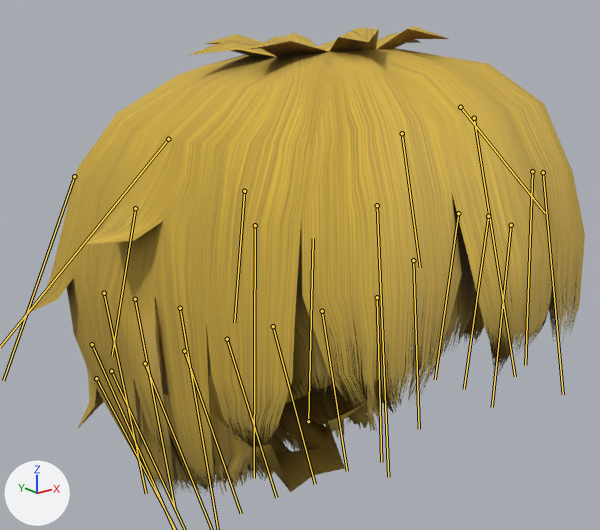
A saved change to the glTF model data/chars/hair_boy/hair_togetherPlay.gltf.
Rendered twice from a camera (50 mm lens) standing at (-0.412, -0.503, 0.346) and looking at (0.003, 0.015, 0.138). The axes (+X, +Y, +Z) are drawn at lower left. The lights are the same throughout. The bones that bend it are drawn over the model as lines.

The first picture shows 'hair.boy'.
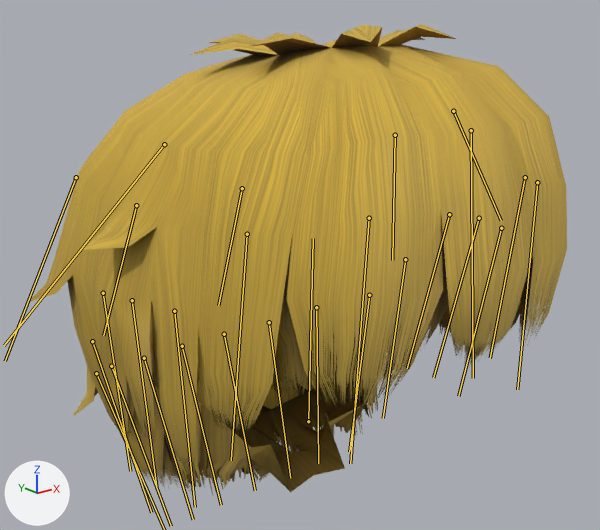
The newer file adds an action. The first version stands in its rest pose; the second is drawn at frame 3 of the action 'GAME.TOGETHER.PLAY.A3.FastGo'.

The edits, one by one:
Bone 'Front.001' (bone_front_001) moves from (0.0, 0.0, 0.0) to (0.0, 0.007, 0.004).
Bone 'Front.001' (bone_front_001) turns from (0, 0, 0) to (11, 0, 0) degrees about its own x, y and z.
Bone 'Front.002.R' (bone_front_002_r) moves from (0.0, 0.0, 0.0) to (-0.004, 0.007, 0.005).
Bone 'Front.002.R' (bone_front_002_r) turns from (0, 0, 0) to (11, 1, 5) degrees about its own x, y and z.
Bone 'Front.002.L' (bone_front_002_l) moves from (0.0, 0.0, 0.0) to (0.004, 0.007, 0.005).
Bone 'Front.002.L' (bone_front_002_l) turns from (0, 0, 0) to (10, -1, -5) degrees about its own x, y and z.
Bone 'Front.003.R' (bone_front_003_r) moves from (0.0, 0.0, 0.0) to (-0.007, 0.007, 0.004).
Bone 'Front.003.R' (bone_front_003_r) turns from (0, 0, 0) to (7, 1, 7) degrees about its own x, y and z.
Bone 'Front.003.L' (bone_front_003_l) moves from (0.0, 0.0, 0.0) to (0.007, 0.006, 0.003).
Bone 'Front.003.L' (bone_front_003_l) turns from (0, 0, 0) to (6, -1, -8) degrees about its own x, y and z.
Bone 'Side.001.L' (bone_side_001_l) moves from (0.0, 0.0, 0.0) to (0.009, 0.004, 0.002).
Bone 'Side.001.L' (bone_side_001_l) turns from (0, 0, 0) to (2, -2, -10) degrees about its own x, y and z.
Bone 'Side.001.R' (bone_side_001_r) moves from (0.0, 0.0, 0.0) to (-0.009, 0.005, 0.002).
Bone 'Side.001.R' (bone_side_001_r) turns from (0, 0, 0) to (3, 2, 10) degrees about its own x, y and z.
Bone 'Side.002.R' (bone_side_002_r) moves from (0.0, 0.0, 0.0) to (-0.009, 0.004, 0.003).
Bone 'Side.002.R' (bone_side_002_r) turns from (0, 0, 0) to (3, 2, 9) degrees about its own x, y and z.
Bone 'Side.002.L' (bone_side_002_l) moves from (0.0, 0.0, 0.0) to (0.009, 0.004, 0.002).
Bone 'Side.002.L' (bone_side_002_l) turns from (0, 0, 0) to (2, -2, -10) degrees about its own x, y and z.
Bone 'Side.003.R' (bone_side_003_r) moves from (0.0, 0.0, 0.0) to (-0.009, 0.003, 0.002).
Bone 'Side.003.R' (bone_side_003_r) turns from (0, 0, 0) to (0, 2, 10) degrees about its own x, y and z.
Bone 'Side.003.L' (bone_side_003_l) moves from (0.0, 0.0, 0.0) to (0.009, 0.003, 0.001).
Bone 'Side.003.L' (bone_side_003_l) turns from (0, 0, 0) to (-1, -2, -9) degrees about its own x, y and z.
Bone 'Side.004.R' (bone_side_004_r) moves from (0.0, 0.0, 0.0) to (-0.008, -0.001, 0.005).
Bone 'Side.004.R' (bone_side_004_r) turns from (0, 0, 0) to (2, 1, 15) degrees about its own x, y and z.
Bone 'Side.004.L' (bone_side_004_l) moves from (0.0, 0.0, 0.0) to (0.007, -0.001, 0.004).
Bone 'Side.004.L' (bone_side_004_l) turns from (0, 0, 0) to (0, -1, -15) degrees about its own x, y and z.
Bone 'Back.001.R' (bone_back_001_r) moves from (0.0, 0.0, 0.0) to (-0.008, -0.002, 0.002).
Bone 'Back.001.R' (bone_back_001_r) turns from (0, 0, 0) to (-4, 1, 13) degrees about its own x, y and z.
Bone 'Back.001.L' (bone_back_001_l) moves from (0.0, 0.0, 0.0) to (0.008, -0.003, 0.001).
Bone 'Back.001.L' (bone_back_001_l) turns from (0, 0, 0) to (-6, -1, -13) degrees about its own x, y and z.
Bone 'Back.002.R' (bone_back_002_r) moves from (0.0, 0.0, 0.0) to (-0.006, -0.004, -0.002).
Bone 'Back.002.R' (bone_back_002_r) turns from (0, 0, 0) to (-11, 1, 9) degrees about its own x, y and z.
Bone 'Back.002.L' (bone_back_002_l) moves from (0.0, 0.0, 0.0) to (0.005, -0.005, -0.002).
Bone 'Back.002.L' (bone_back_002_l) turns from (0, 0, 0) to (-12, -1, -7) degrees about its own x, y and z.
Bone 'Back.003.R' (bone_back_003_r) moves from (0.0, 0.0, 0.0) to (-0.004, -0.005, -0.002).
Bone 'Back.003.R' (bone_back_003_r) turns from (0, 0, 0) to (-12, 1, 6) degrees about its own x, y and z.
Bone 'Back.003.L' (bone_back_003_l) moves from (0.0, 0.0, 0.0) to (0.003, -0.006, -0.003).
Bone 'Back.003.L' (bone_back_003_l) turns from (0, 0, 0) to (-13, 0, -4) degrees about its own x, y and z.
Bone 'Back.004.R' (bone_back_004_r) moves from (0.0, 0.0, 0.0) to (-0.002, -0.006, -0.003).
Bone 'Back.004.R' (bone_back_004_r) turns from (0, 0, 0) to (-13, 0, 3) degrees about its own x, y and z.
Bone 'Back.004.L' (bone_back_004_l) moves from (0.0, 0.0, 0.0) to (0.001, -0.006, -0.003).
Bone 'Back.004.L' (bone_back_004_l) turns from (0, 0, 0) to (-13, 0, -1) degrees about its own x, y and z.
Bone 'Tail.001.R' (bone_tail_001_r) moves from (0.0, 0.0, 0.0) to (-0.008, 0.002, 0.003).
Bone 'Tail.001.R' (bone_tail_001_r) turns from (0, 0, 0) to (5, 1, 13) degrees about its own x, y and z.
Bone 'Tail.001.L' (bone_tail_001_l) moves from (0.0, 0.0, 0.0) to (0.007, 0.002, 0.003).
Bone 'Tail.001.L' (bone_tail_001_l) turns from (0, 0, 0) to (4, -1, -13) degrees about its own x, y and z.
Bone 'Tail.002.R' (bone_tail_002_r) moves from (0.0, 0.0, 0.0) to (-0.007, 0.002, 0.003).
Bone 'Tail.002.R' (bone_tail_002_r) turns from (0, 0, 0) to (0, 1, 10) degrees about its own x, y and z.
Bone 'Tail.002.L' (bone_tail_002_l) moves from (0.0, 0.0, 0.0) to (0.007, 0.001, 0.002).
Bone 'Tail.002.L' (bone_tail_002_l) turns from (0, 0, 0) to (-1, -1, -9) degrees about its own x, y and z.
Bone 'Tail.003.R' (bone_tail_003_r) moves from (0.0, 0.0, 0.0) to (-0.003, -0.001, -0.002).
Bone 'Tail.003.R' (bone_tail_003_r) turns from (0, 0, 0) to (-9, 0, 3) degrees about its own x, y and z.
Bone 'Tail.003.L' (bone_tail_003_l) moves from (0.0, 0.0, 0.0) to (0.002, -0.002, -0.002).
Bone 'Tail.003.L' (bone_tail_003_l) turns from (0, 0, 0) to (-10, 0, -2) degrees about its own x, y and z.

Where the change shows, as pixel boxes (x1, y1, x2, y2) in the pictures (600 x 530 px):
'hair.boy', posed: before (28, 26, 585, 497); after (29, 24, 567, 495)
bone 'Front.001', root to tip: before (474, 118) to (515, 376); after (471, 130) to (473, 378)
bone 'Front.002.R', root to tip: before (377, 205) to (388, 477); after (369, 218) to (350, 463)
bone 'Front.002.L', root to tip: before (543, 172) to (563, 394); after (537, 182) to (517, 389)
bone 'Front.003.R', root to tip: before (255, 225) to (254, 478); after (247, 234) to (231, 460)
bone 'Front.003.L', root to tip: before (532, 171) to (525, 365); after (525, 177) to (490, 358)
bone 'Side.001.L', root to tip: before (511, 225) to (492, 407); after (501, 228) to (458, 396)
bone 'Side.002.R', root to tip: before (135, 299) to (175, 509); after (132, 300) to (156, 486)
bone 'Side.002.L', root to tip: before (488, 216) to (464, 389); after (479, 218) to (433, 377)
bone 'Side.003.R', root to tip: before (104, 293) to (146, 493); after (103, 293) to (130, 471)
bone 'Side.003.L', root to tip: before (458, 213) to (435, 379); after (449, 214) to (407, 368)
bone 'Side.004.L', root to tip: before (413, 260) to (419, 429); after (405, 259) to (383, 418)
bone 'Back.001.L', root to tip: before (377, 297) to (381, 462); after (369, 295) to (349, 451)
bone 'Back.002.L', root to tip: before (322, 311) to (347, 471); after (316, 307) to (318, 463)
bone 'Back.003.L', root to tip: before (273, 326) to (315, 484); after (269, 322) to (290, 478)
bone 'Back.004.R', root to tip: before (184, 351) to (241, 513); after (182, 346) to (221, 505)
bone 'Back.004.L', root to tip: before (227, 339) to (276, 497); after (224, 334) to (255, 490)
bone 'Tail.001.R', root to tip: before (168, 139) to (0, 347); after (164, 144) to (4, 345)
bone 'Tail.001.L', root to tip: before (460, 107) to (545, 213); after (453, 111) to (501, 220)
bone 'Tail.002.R', root to tip: before (74, 176) to (3, 380); after (76, 177) to (5, 361)
bone 'Tail.002.L', root to tip: before (402, 133) to (420, 267); after (395, 135) to (392, 260)
bone 'Tail.003.R', root to tip: before (135, 208) to (112, 356); after (136, 205) to (103, 335)
bone 'Tail.003.L', root to tip: before (244, 191) to (234, 322); after (242, 188) to (218, 305)
